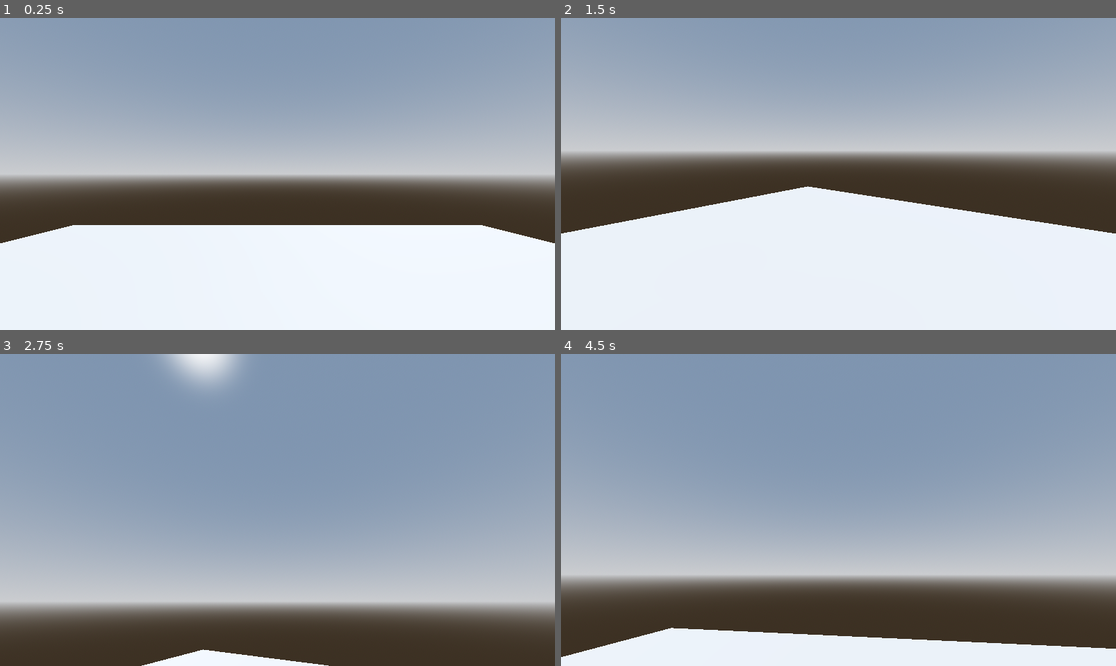
Above: before the commit, frames 1-4 (two rows, left to right).
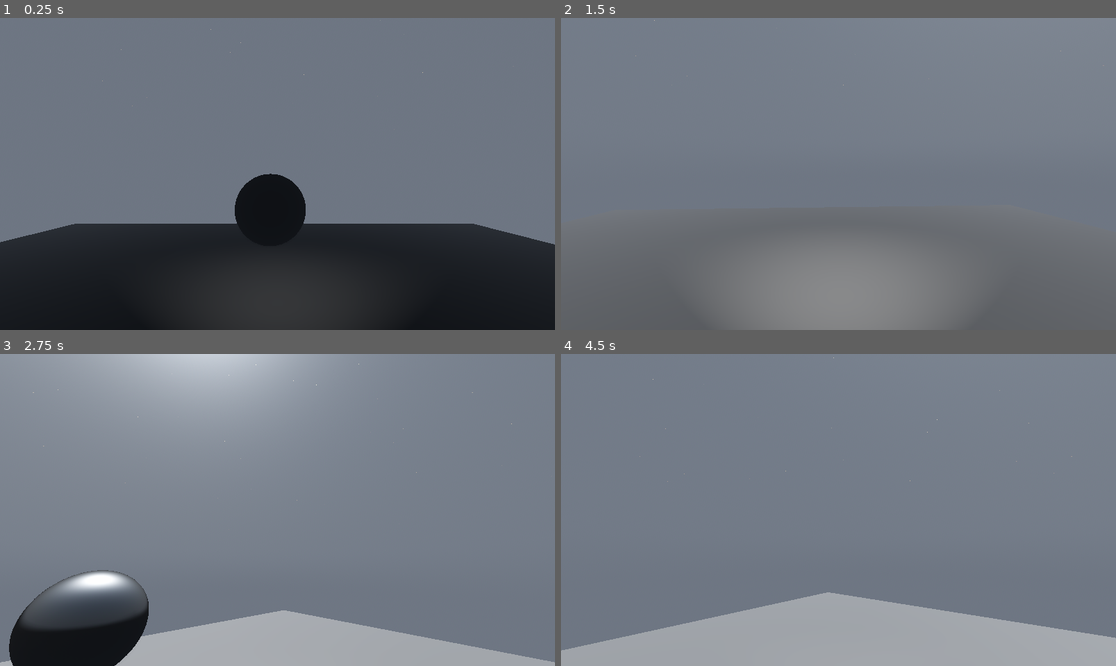
Above: after the commit, the same moments.

Repository: felixjacknife3-hash/SorterMorders
Game: Godot game, scene res://Main.tscn
The game is run twice, just before and just after one commit, with the same random seed, the same clock (stepped at 60 frames per second) and the same inputs.
Inputs (mouse positions are in pixels of both pictures, inside the frame that each line leads up to):
- Up to frame 1 (0.25 s): no input
- Up to frame 2 (1.5 s): move the mouse to (866, 174) at 0.52 s; tap A (A) at 0.6 s; tap Space (Jump) at 0.77 s; tap D (D) at 0.8, 1.35 s; move the mouse to (810, 174) at 1.27 s
- Up to frame 3 (2.75 s): tap Space (Jump) at 1.52 s; tap Shift (Run) at 1.55 s; move the mouse to (288, 503) at 2.02 s; hold Shift (Run) from 2.03 s (still down); tap S (S) at 2.3 s
- Up to frame 4 (4.5 s): tap Enter at 2.75 s; move the mouse to (832, 516) at 2.77 s; release Shift (Run) at 2.78 s; tap S (S) at 2.85 s; tap Space (Jump) at 3.02, 3.77 s; tap W (W) at 3.05, 3.6 s; move the mouse to (877, 513) at 3.52 s; tap A (A) at 3.8, 4.35 s; move the mouse to (794, 506) at 4.27 s

The runs differ from the first frame. In frame 1, 99% of the frame differs, in the area x 0-100%, y 0-100%; in frame 2, 99%; in frame 3, 87%; in frame 4, 99%.

Commit message:
Added day night cycle, grabbing objects next

Diff:
--- /dev/null
+++ b/Environment.gd
@@ -0,0 +1,43 @@
+extends Node3D
+class_name TimedEnvironment
+
+
+@export var dayLength: float = 2400
+@export var nightLength: float = 600
+@export_group("Light")
+@export var sunLight: DirectionalLight3D
+@export var animPlayer: AnimationPlayer
+
+var cycleLength: float
+var time := 0.0
+
+var day := true
+var animPlayed := false
+
+# Called when the node enters the scene tree for the first time.
+func _ready() -> void:
+	cycleLength = dayLength + nightLength
+
+
+# Called every frame. 'delta' is the elapsed time since the previous frame.
+func _process(delta: float) -> void:
+
+	time += delta
+	var testTime = fmod(time, cycleLength)
+	if testTime <= dayLength:
+		day = true
+	else:
+		day = false
+
+	if time > cycleLength:
+		time = 0
+
+	#Anim Logic
+	#region
+	if day and not animPlayed:
+		animPlayer.current_animation = "Day"
+		animPlayed = true
+	if not day and animPlayed:
+		animPlayer.current_animation = "Night"
+		animPlayed = false
+	#endregion
--- a/Main.tscn
+++ b/Main.tscn
@@ -1,23 +1,98 @@
 [gd_scene format=3 uid="uid://d1nop2wgd6s5k"]
 
 [ext_resource type="PackedScene" uid="uid://dxo43j4m0kq68" path="res://Player.tscn" id="1_glv2v"]
+[ext_resource type="Script" uid="uid://bxi71frbd4yc4" path="res://Environment.gd" id="2_uu6xs"]
 
-[sub_resource type="ProceduralSkyMaterial" id="ProceduralSkyMaterial_glv2v"]
-sky_horizon_color = Color(0.66224277, 0.6717428, 0.6867428, 1)
-ground_horizon_color = Color(0.66224277, 0.6717428, 0.6867428, 1)
+[sub_resource type="Gradient" id="Gradient_uu6xs"]
+interpolation_mode = 1
+offsets = PackedFloat32Array(0, 0.98)
+colors = PackedColorArray(0, 0, 0, 1, 1, 1, 1, 0.49803922)
 
-[sub_resource type="Sky" id="Sky_uu6xs"]
-sky_material = SubResource("ProceduralSkyMaterial_glv2v")
+[sub_resource type="FastNoiseLite" id="FastNoiseLite_r0du0"]
+noise_type = 2
+frequency = 1.0
+fractal_type = 2
+fractal_lacunarity = 3.0
+fractal_gain = 2.0
 
-[sub_resource type="Environment" id="Environment_r0du0"]
+[sub_resource type="NoiseTexture2D" id="NoiseTexture2D_cm0pq"]
+width = 4096
+height = 3072
+noise = SubResource("FastNoiseLite_r0du0")
+color_ramp = SubResource("Gradient_uu6xs")
+
+[sub_resource type="PhysicalSkyMaterial" id="PhysicalSkyMaterial_fos0i"]
+rayleigh_color = Color(0.2578149, 0.3509908, 0.5306423, 1)
+turbidity = 200.0
+sun_disk_scale = 75.0
+ground_color = Color(0.075271405, 0.049214043, 0.022533428, 1)
+energy_multiplier = 2.0
+night_sky = SubResource("NoiseTexture2D_cm0pq")
+
+[sub_resource type="Sky" id="Sky_3dxm6"]
+sky_material = SubResource("PhysicalSkyMaterial_fos0i")
+
+[sub_resource type="Environment" id="Environment_lgr22"]
 background_mode = 2
-sky = SubResource("Sky_uu6xs")
+sky = SubResource("Sky_3dxm6")
 tonemap_mode = 2
+ssr_enabled = true
+ssr_fade_in = 0.026516626
+ssr_fade_out = 0.019914955
 ssao_enabled = true
+fog_enabled = true
+fog_sky_affect = 0.4
+
+[sub_resource type="Animation" id="Animation_uu6xs"]
+resource_name = "Day"
+length = 0.50000334
+tracks/0/type = "rotation_3d"
+tracks/0/imported = false
+tracks/0/enabled = true
+tracks/0/path = NodePath("Environment/DirectionalLight3D")
+tracks/0/interp = 1
+tracks/0/loop_wrap = true
+tracks/0/keys = PackedFloat32Array(0, 1, 0.80670726, -0.14224426, 0.09960048, 0.56486255, 0.5, 1, -0.80670726, 0.14224426, 0.09960048, 0.56486255)
+
+[sub_resource type="Animation" id="Animation_r0du0"]
+resource_name = "Night"
+length = 0.5
+tracks/0/type = "rotation_3d"
+tracks/0/imported = false
+tracks/0/enabled = true
+tracks/0/path = NodePath("Environment/DirectionalLight3D")
+tracks/0/interp = 1
+tracks/0/loop_wrap = true
+tracks/0/keys = PackedFloat32Array(0, 1, -0.80670726, 0.14224426, 0.09960048, 0.56486255, 0.5, 1, 0.80670726, -0.14224426, 0.09960048, 0.56486255)
+
+[sub_resource type="Animation" id="Animation_cm0pq"]
+length = 0.001
+tracks/0/type = "rotation_3d"
+tracks/0/imported = false
+tracks/0/enabled = true
+tracks/0/path = NodePath("Environment/DirectionalLight3D")
+tracks/0/interp = 1
+tracks/0/loop_wrap = true
+tracks/0/keys = PackedFloat32Array(0, 1, -0.80670726, 0.14224426, 0.09960048, 0.56486255)
+
+[sub_resource type="AnimationLibrary" id="AnimationLibrary_fos0i"]
+_data = {
+&"Day": SubResource("Animation_uu6xs"),
+&"Night": SubResource("Animation_r0du0"),
+&"RESET": SubResource("Animation_cm0pq")
+}
+
+[sub_resource type="SphereMesh" id="SphereMesh_trn2v"]
+
+[sub_resource type="StandardMaterial3D" id="StandardMaterial3D_uu6xs"]
+metallic = 1.0
+metallic_specular = 1.0
+roughness = 0.0
 
 [node name="Main" type="Node3D" unique_id=1043340439]
 
 [node name="Player" parent="." unique_id=1751044688 instance=ExtResource("1_glv2v")]
+transform = Transform3D(1, 0, 0, 0, 1, 0, 0, 0, 1, 0.1, -0.099999964, 0.1)
 
 [node name="World" type="Node3D" parent="." unique_id=2110458245]
 
@@ -28,11 +103,30 @@
 transform = Transform3D(1, 0, 0, 0, 1, 0, 0, 0, 1, 0, -0.5, 0)
 size = Vector3(12, 1, 12)
 
-[node name="Environment" type="Node3D" parent="." unique_id=332120919]
+[node name="Environment" type="Node3D" parent="." unique_id=332120919 node_paths=PackedStringArray("sunLight", "animPlayer")]
+script = ExtResource("2_uu6xs")
+dayLength = 20.0
+nightLength = 10.0
+sunLight = NodePath("DirectionalLight3D")
+animPlayer = NodePath("SunAnims")
 
 [node name="DirectionalLight3D" type="DirectionalLight3D" parent="Environment" unique_id=395957835]
-transform = Transform3D(-0.8660254, -0.43301278, 0.25, 0, 0.49999997, 0.86602545, -0.50000006, 0.75, -0.43301266, 0, 0, 0)
+transform = Transform3D(0.9396928, -0.34202006, 5.1643596e-08, -0.11697778, -0.32139367, 0.9396928, -0.32139376, -0.8830222, -0.34202006, 0, 0, 0)
+light_color = Color(0.42288277, 0.4228828, 0.4228828, 1)
+light_energy = 0.9
+light_indirect_energy = 2.0
+light_volumetric_fog_energy = 2.0
 shadow_enabled = true
+directional_shadow_mode = 1
 
-[node name="WorldEnvironment" type="WorldEnvironment" parent="Environment" unique_id=997254388]
-environment = SubResource("Environment_r0du0")
+[node name="WorldEnvironment" type="WorldEnvironment" parent="Environment" unique_id=649817185]
+environment = SubResource("Environment_lgr22")
+
+[node name="SunAnims" type="AnimationPlayer" parent="Environment" unique_id=285628952]
+root_node = NodePath("../..")
+libraries/ = SubResource("AnimationLibrary_fos0i")
+
+[node name="MeshInstance3D" type="MeshInstance3D" parent="." unique_id=652237828]
+transform = Transform3D(1, 0, 0, 0, 1, 0, 0, 0, 1, 0, 1, -2.8)
+mesh = SubResource("SphereMesh_trn2v")
+surface_material_override/0 = SubResource("StandardMaterial3D_uu6xs")
--- /dev/null
+++ b/NightSky.tres
@@ -0,0 +1,30 @@
+[gd_resource type="Environment" format=3 uid="uid://bgxlqic5ewi56"]
+
+[sub_resource type="Gradient" id="Gradient_r64yj"]
+offsets = PackedFloat32Array(0.9907975, 1)
+
+[sub_resource type="FastNoiseLite" id="FastNoiseLite_b7dri"]
+frequency = 1.0
+
+[sub_resource type="NoiseTexture2D" id="NoiseTexture2D_h84gx"]
+noise = SubResource("FastNoiseLite_b7dri")
+color_ramp = SubResource("Gradient_r64yj")
+
+[sub_resource type="PhysicalSkyMaterial" id="PhysicalSkyMaterial_bqedn"]
+night_sky = SubResource("NoiseTexture2D_h84gx")
+
+[sub_resource type="Sky" id="Sky_cm0pq"]
+sky_material = SubResource("PhysicalSkyMaterial_bqedn")
+
+[resource]
+background_mode = 2
+background_energy_multiplier = 0.0
+sky = SubResource("Sky_cm0pq")
+ambient_light_source = 1
+reflected_light_source = 2
+tonemap_mode = 2
+ssr_enabled = true
+ssao_enabled = true
+fog_density = 0.5
+fog_sky_affect = 0.2
+fog_height = 20.0
--- a/Player.tscn
+++ b/Player.tscn
@@ -18,6 +18,9 @@
 
 [node name="Player" type="CharacterBody3D" unique_id=1751044688 node_paths=PackedStringArray("head")]
 script = ExtResource("1_xhfnw")
+sprintSpeed = 7.0
+baseSpeed = 4.0
+sens = 1.5
 head = NodePath("Head")
 
 [node name="CollisionShape3D" type="CollisionShape3D" parent="." unique_id=607986907]
@@ -36,3 +39,5 @@
 mesh = SubResource("BoxMesh_xhfnw")
 
 [node name="Cam" type="Camera3D" parent="Head" unique_id=317463938]
+
+[node name="SpotLight3D" type="SpotLight3D" parent="Head" unique_id=1571608150]
--- a/PlayerController.gd
+++ b/PlayerController.gd
@@ -8,8 +8,10 @@
 @export_subgroup("Jumps")
 @export var jumpVel: float = 2
 @export var maxJumps: int = 2
-@export_subgroup("Sensitivity")
-@export var sens: float = 2.2
+@export_subgroup("Camera")
+@export var sens: float = 1.6
+@export var minXRot: float = -70
+@export var maxXRot: float = 80
 @export_group("Nodes")
 @export_subgroup("3D")
 @export var head: Node3D
@@ -27,7 +29,7 @@
 	if event is InputEventMouseMotion and captured:
 		head.rotate_x(deg_to_rad(-event.relative.y * sens))
 		rotate_y(deg_to_rad(-event.relative.x * sens))
-		head.rotation_degrees.x = clamp(head.rotation_degrees.x, -80, 80)
+		head.rotation_degrees.x = clamp(head.rotation_degrees.x, minXRot, maxXRot)
 
 func _physics_process(delta: float) -> void:
 	#Pause Region
@@ -60,7 +62,13 @@
 
 	#Movement Region
 	#region
-	# Get the input direction and handle the movement/deceleration.
+	#Run Logic
+	if Input.is_action_pressed("Run"):
+		speed = sprintSpeed
+	else:
+		speed = baseSpeed
+
+	#Actual Movement Shit
 	var input_dir := Input.get_vector("A", "D", "W", "S")
 	var direction := (transform.basis * Vector3(input_dir.x, 0, input_dir.y)).normalized()
 	if direction:
Not shown, added: Environment.gd.uid
